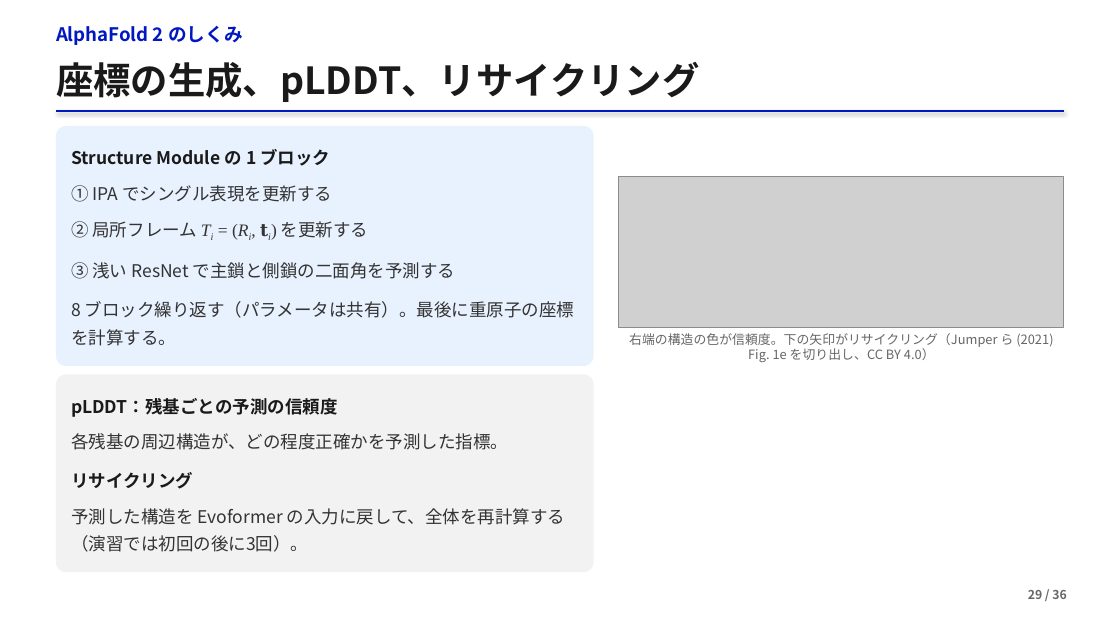
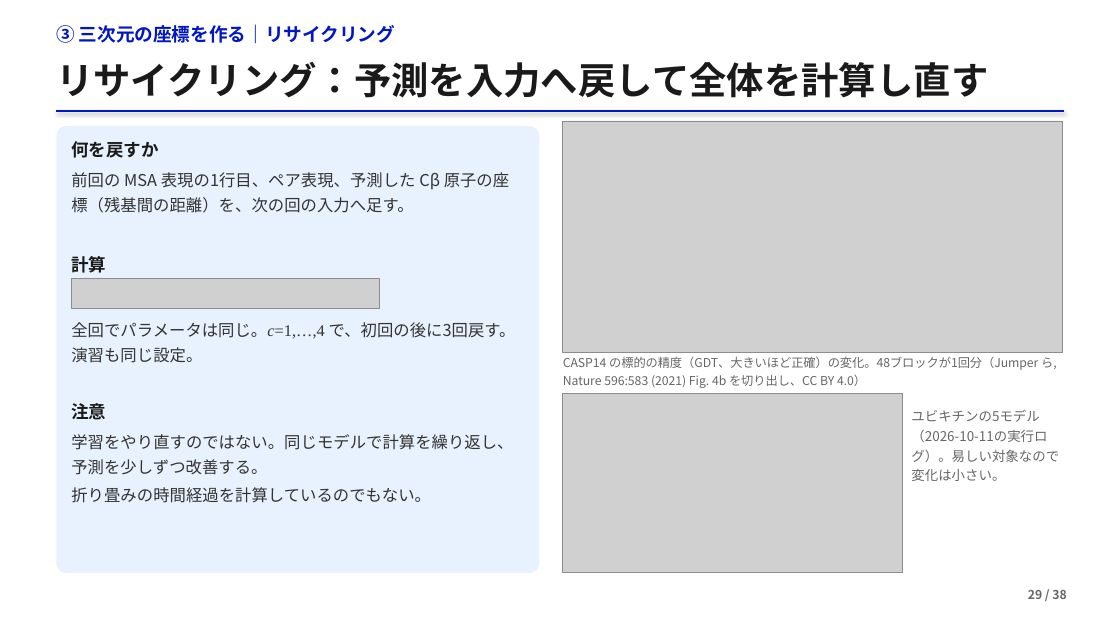
Before and after one commit to matsunagalab/lecture_bioinfo, a slide deck: slide 29 of 05_AlphaFold2による構造予測/05_AlphaFold2による構造予測.pptx. Drawn at 1120x630 pixels with LibreOffice and Linux fonts; fonts in the diff are those of the drawing; grey boxes stand for pictures. Boxes give left, top, right and bottom in pixels: in the first picture for what was removed or moved away, otherwise in the second. Text is boxed around its words. In the diff, an @@ line names an element or a change of style, - is before the commit and + after.

```diff
--- a/05_AlphaFold2による構造予測/05_AlphaFold2による構造予測.pptx
+++ b/05_AlphaFold2による構造予測/05_AlphaFold2による構造予測.pptx
@@ text at [56, 24, 395, 44]: text changed @@
-AlphaFold 2 のしくみ
+③ 三次元の座標を作る｜リサイクリング
@@ text at [56, 62, 988, 98]: text changed @@
-座標の生成、pLDDT、リサイクリング
+リサイクリング：予測を入力へ戻して全体を計算し直す
@@ rounded rectangle: place and size @@
-rounded rectangle at [56, 126, 594, 366]
+rounded rectangle at [56, 126, 539, 573]
@@ rounded rectangle at [56, 126, 539, 573]: proportions changed @@
@@ text at [71, 141, 158, 158]: text changed @@
-Structure Module の 1 ブロック
+何を戻すか
@@ picture: place and size @@
-picture at [619, 176, 1065, 328]
+picture at [563, 121, 1063, 353]
@@ text at [71, 172, 509, 213]: text changed; size 15 to 14 pt @@
-① IPA でシングル表現を更新する
+前回の MSA 表現の1行目、ペア表現、予測した Cβ 原子の座標（残基間の距離）を、次の回の入力へ足す。
@@ text at [71, 256, 106, 273]: text changed; text colour #333333 to #1A1A1A; bold on @@
-② 局所フレーム Ti = (Ri, 𝐭i) を更新する
+計算
@@ text removed at [71, 262, 455, 279] @@
-③ 浅い ResNet で主鎖と側鎖の二面角を予測する
@@ picture added at [71, 279, 379, 308] @@
@@ text at [71, 322, 516, 363]: text changed; size 15 to 14 pt @@
-8 ブロック繰り返す（パラメータは共有）。最後に重原子の座標を計算する。
+全回でパラメータは同じ。c=1,…,4 で、初回の後に3回戻す。演習も同じ設定。
@@ text at [563, 356, 1057, 388]: text changed; size 11 to 10.5 pt @@
-右端の構造の色が信頼度。下の矢印がリサイクリング（Jumper ら (2021) Fig. 1e を切り出し、CC BY 4.0）
+CASP14 の標的の精度（GDT、大きいほど正確）の変化。48ブロックが1回分（Jumper ら, Nature 596:583 (2021) Fig. 4b を切り出し、CC BY 4.0）
@@ rounded rectangle removed at [56, 375, 594, 572] @@
@@ text added at [71, 403, 106, 420], 15 pt, text #1A1A1A, bold @@
+注意
@@ picture added at [563, 393, 903, 573] @@
@@ text added at [911, 410, 1059, 481], 11.5 pt, text #666666 @@
+ユビキチンの5モデル（2026-10-11の実行ログ）。易しい対象なので変化は小さい。
@@ text at [71, 434, 513, 503]: text changed; size 15 to 14 pt; text colour #1A1A1A to #333333; bold off @@
-pLDDT：残基ごとの予測の信頼度
+学習をやり直すのではない。同じモデルで計算を繰り返し、予測を少しずつ改善する。
+折り畳みの時間経過を計算しているのでもない。
@@ text removed at [71, 433, 508, 450] @@
-各残基の周辺構造が、どの程度正確かを予測した指標。
@@ text removed at [71, 472, 193, 489] @@
-リサイクリング
@@ text removed at [71, 508, 566, 552] @@
-予測した構造を Evoformer の入力に戻して、全体を再計算する（演習では初回の後に3回）。
```
Also in this commit, not shown: 51 other slides changed, 4 slides added, 1 slide removed, 4 other files.
